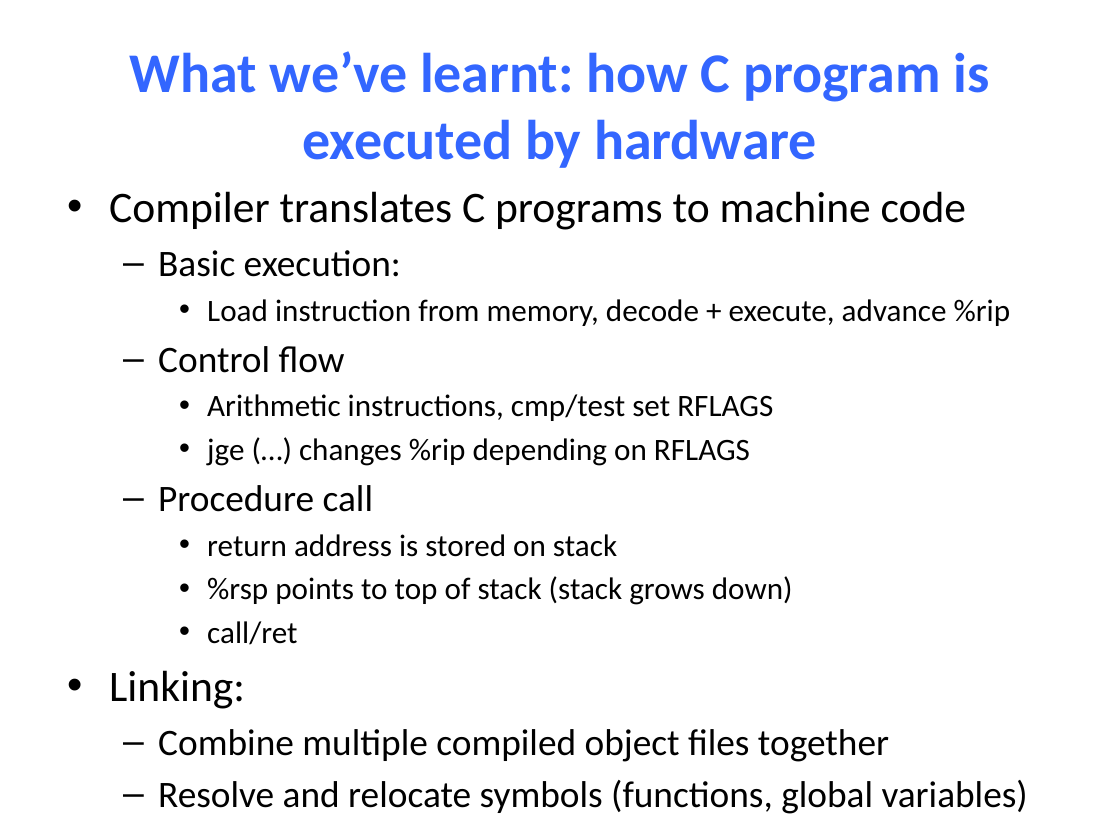
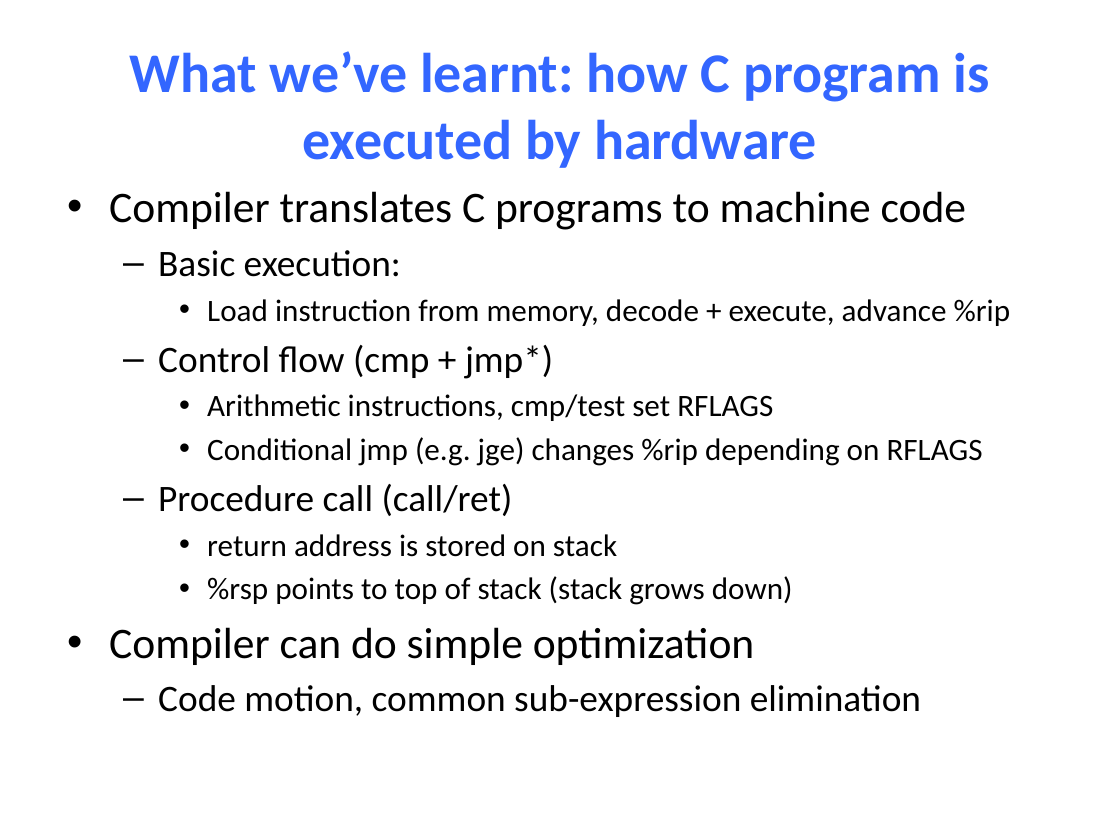
Before and after one commit to NYU-CSO/nyu-cso.github.io, a slide deck: slide 2 of notes/14-Dynamic_Allocator.pptx. Drawn at 1120x840 pixels with LibreOffice and Linux fonts; fonts in the diff are those of the drawing. Boxes give left, top, right and bottom in pixels: in the first picture for what was removed or moved away, otherwise in the second. Text is boxed around its words. In the diff, an @@ line names an element or a change of style, - is before the commit and + after.

```diff
--- a/notes/14-Dynamic_Allocator.pptx
+++ b/notes/14-Dynamic_Allocator.pptx
@@ text at box(158, 345, 553, 379): text changed @@
-  – Control flow
+  – Control flow (cmp + jmp*)
@@ text at box(158, 437, 983, 516): text changed @@
-    • jge (…) changes %rip depending on RFLAGS
-  – Procedure call
+    • Conditional jmp (e.g. jge) changes %rip depending on RFLAGS
+  – Procedure call (call/ret)
@@ text at box(109, 627, 921, 717): text changed @@
-    • call/ret
-• Linking:
-  – Combine multiple compiled object files together
-  – Resolve and relocate symbols (functions, global variables)
+• Compiler can do simple optimization
+  – Code motion, common sub-expression elimination
```
Also in this commit, not shown: 5 other slides changed, 1 other file.
